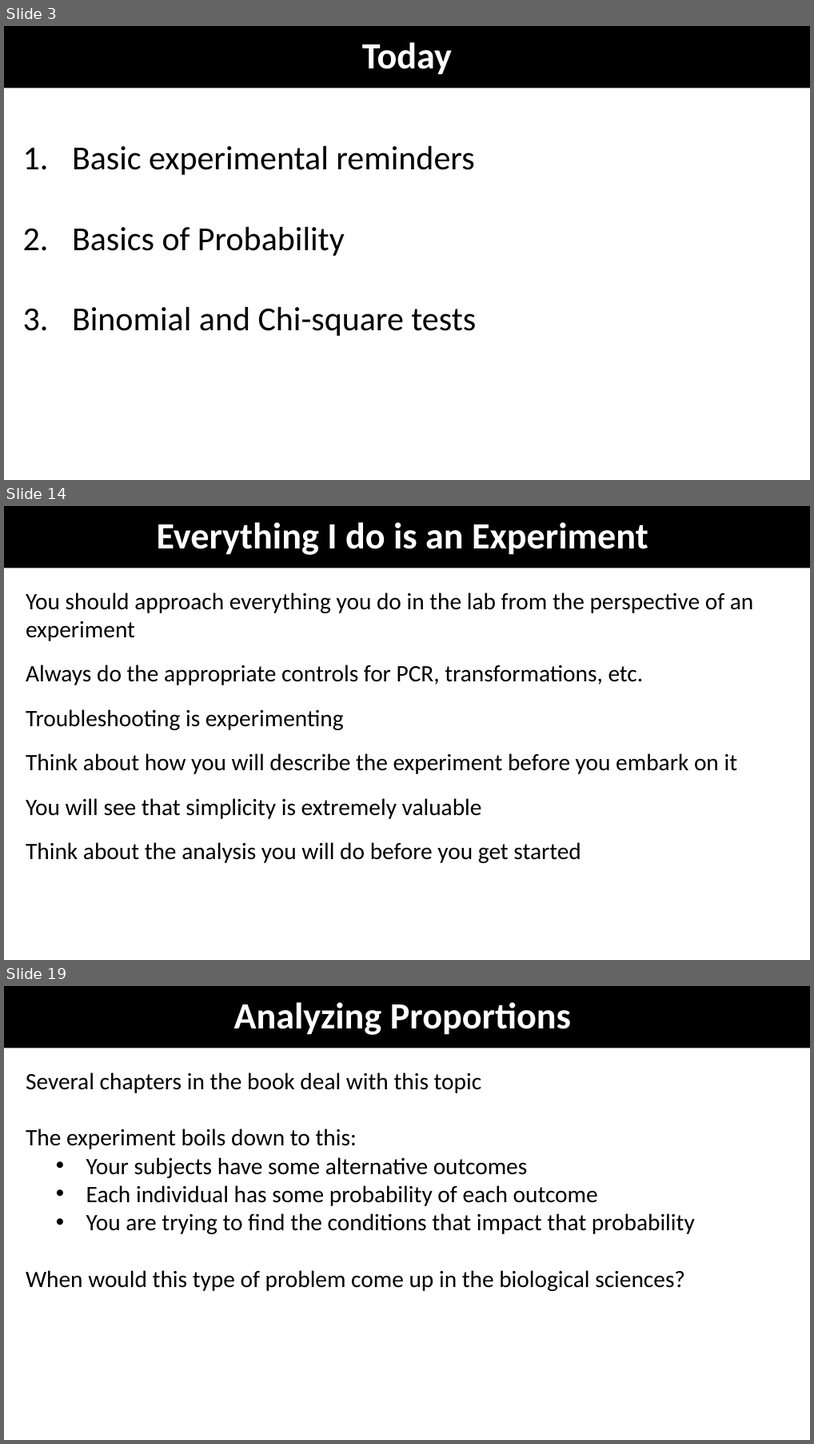
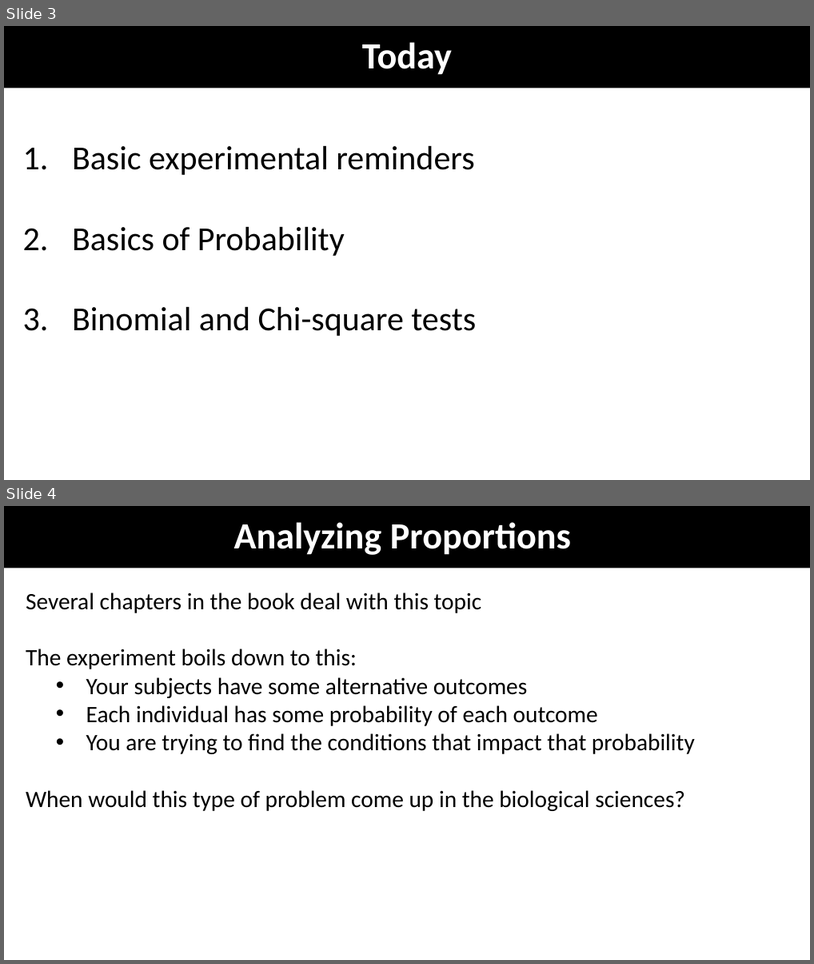
Before and after one commit to coleoguy/coleoguy.github.io, a slide deck: teaching/expdes/old/lectures/week4.pptx. Shown one above the other, each under a label of ours: slides 3, 14 and 19 before the commit, slides 3 and 4 after it; the slides between them are not shown. The pictures are 814x1444 and 814x964 pixels, drawn with LibreOffice and Linux fonts; fonts in the diff are those of the drawing. Boxes give left, top, right and bottom in pixels: in the first picture for what was removed or moved away, otherwise in the second. Text is boxed around its words. In the diff, an @@ line names an element or a change of style, - is before the commit and + after.

```diff
--- a/teaching/expdes/old/lectures/week4.pptx
+++ b/teaching/expdes/old/lectures/week4.pptx
@@ slide 14 removed at <box>4,506,810,960</box>, background #FFFFFF @@
@@ title removed at <box>4,506,810,568</box> @@
-Everything I do is an Experiment
@@ text removed at <box>26,592,754,863</box> @@
-You should approach everything you do in the lab from the perspective of an experiment
-Always do the appropriate controls for PCR, transformations, etc.
-Troubleshooting is experimenting
-Think about how you will describe the experiment before you embark on it
-You will see that simplicity is extremely valuable
-Think about the analysis you will do before you get started
@@ what was slide 19 is now slide 4 @@
```
Also in this commit, not shown: 18 other slides removed, 9 other files.
